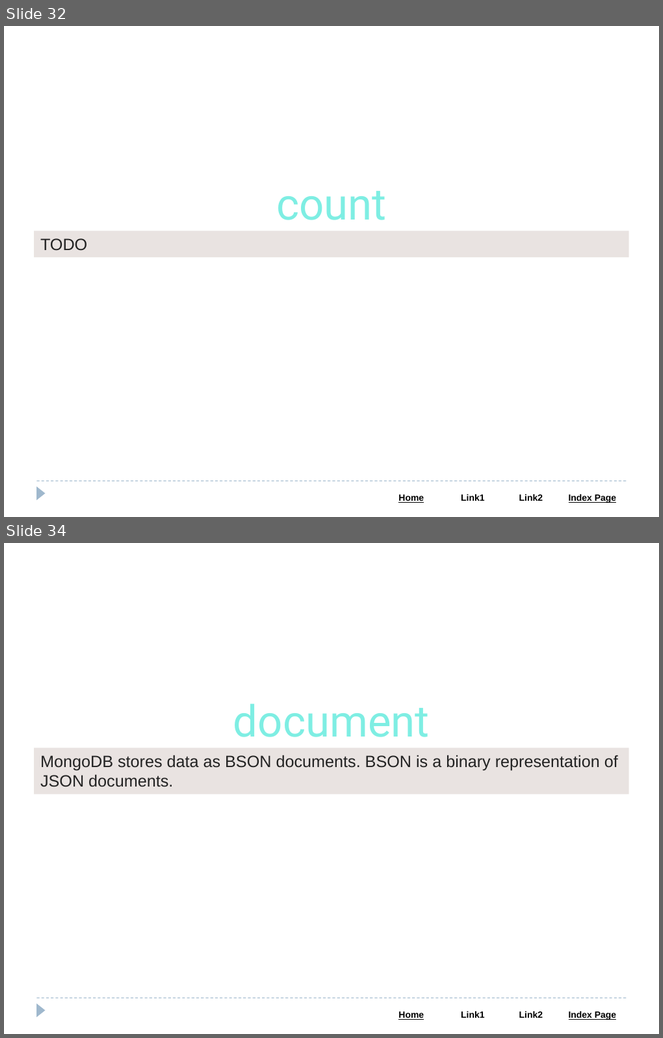
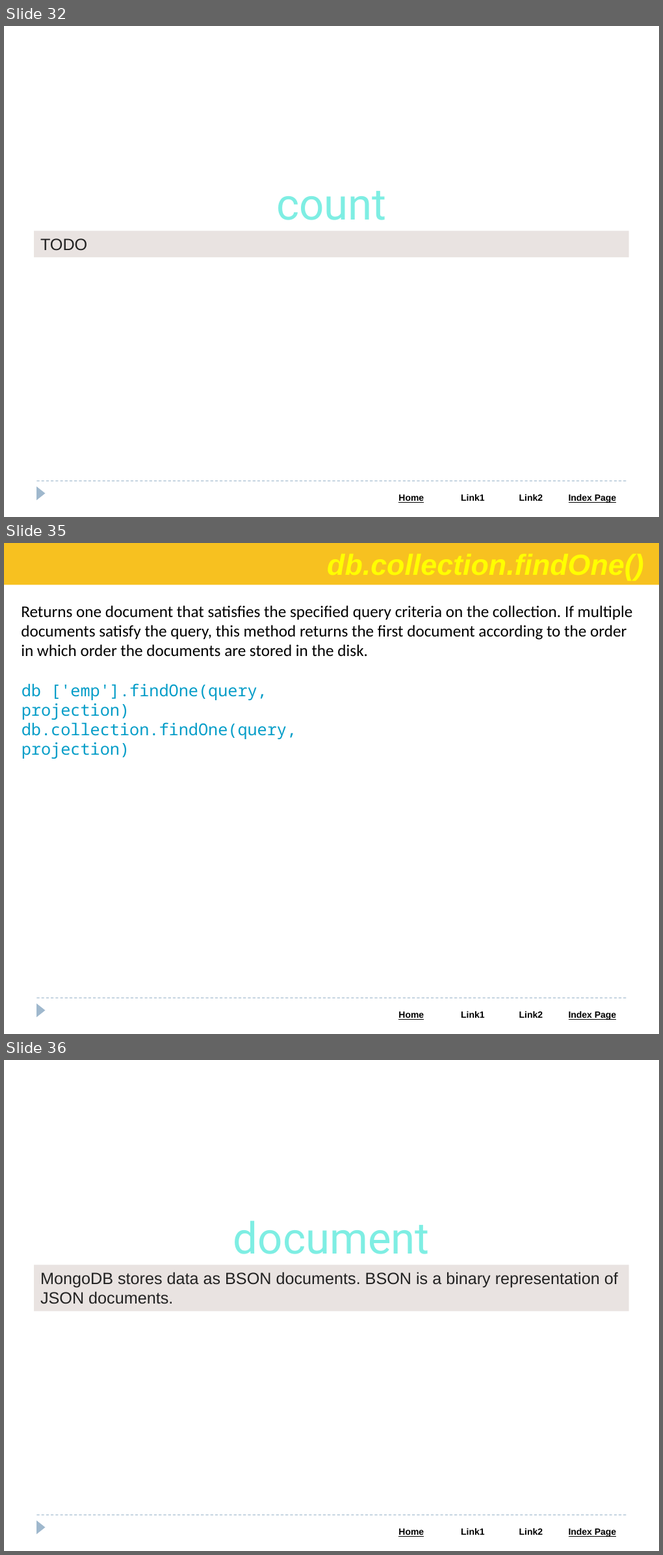
Before and after one commit to Saleel-Bagde/PPT-s, a slide deck: MongoDB.pptx. Shown one above the other, each under a label of ours: slides 32 and 34 before the commit, slides 32, 35 and 36 after it; the slides between them are not shown. The pictures are 663x1038 and 663x1555 pixels, drawn with LibreOffice and Linux fonts; fonts in the diff are those of the drawing. Boxes give left, top, right and bottom in pixels: in the first picture for what was removed or moved away, otherwise in the second. Text is boxed around its words. In the diff, an @@ line names an element or a change of style, - is before the commit and + after.

```diff
--- a/MongoDB.pptx
+++ b/MongoDB.pptx
@@ slide 35 added at (4, 543, 659, 1034), background #FFFFFF; not listed: 3 template elements that a slide beside it also shows @@
@@ rectangle added at (4, 543, 659, 585), fill #F7C120 @@
@@ text added at (21, 605, 633, 657), 18 pt, text #000000 @@
+Returns one document that satisfies the specified query criteria on the collection. If multiple documents satisfy the query, this method returns the first document according to the order in which order the documents are stored in the disk.
@@ text added at (22, 683, 296, 759), 18 pt, text #049DC8 @@
+db ['emp'].findOne(query, projection)
+db.collection.findOne(query, projection)
@@ what was slide 34 is now slide 36 @@
```
Also in this commit, not shown: 4 slides changed, 1 other slide added.
